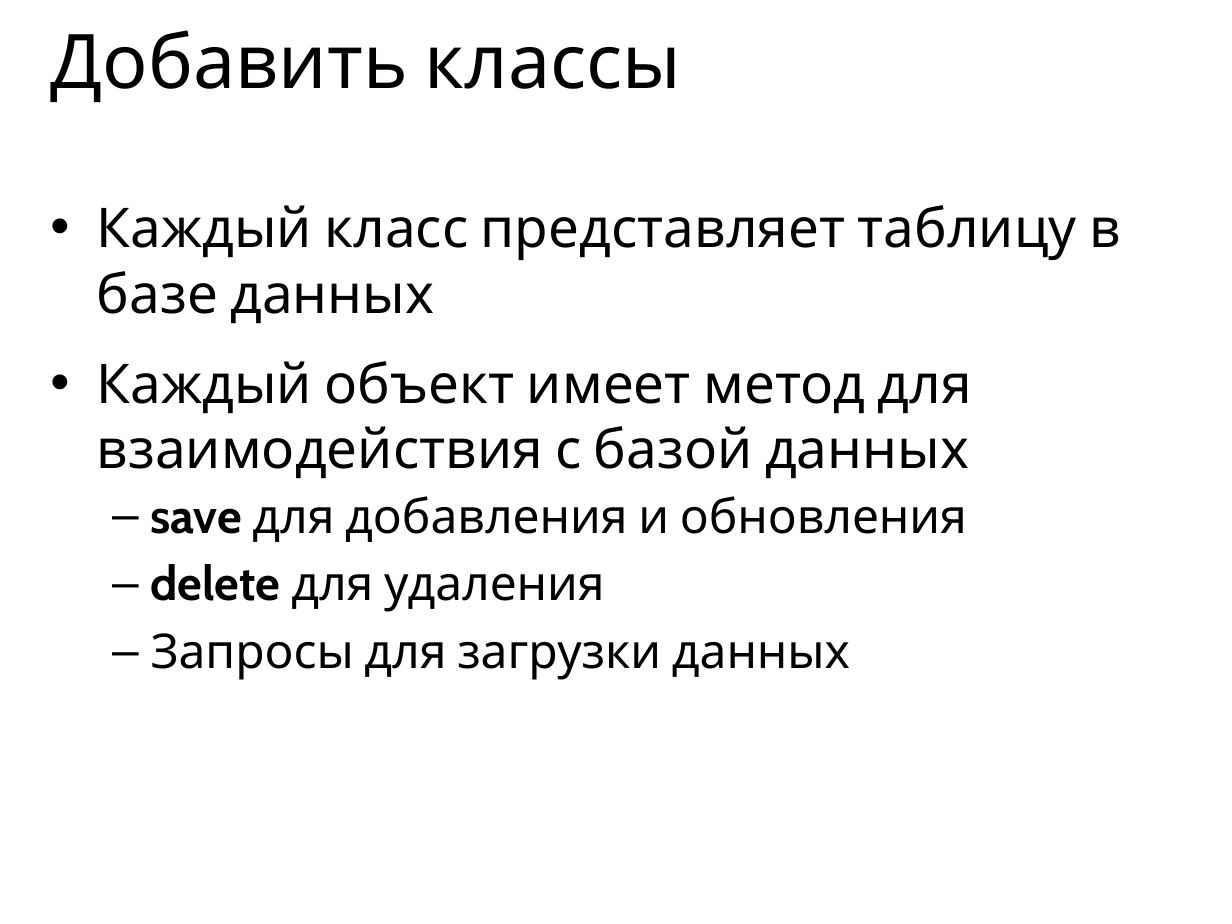
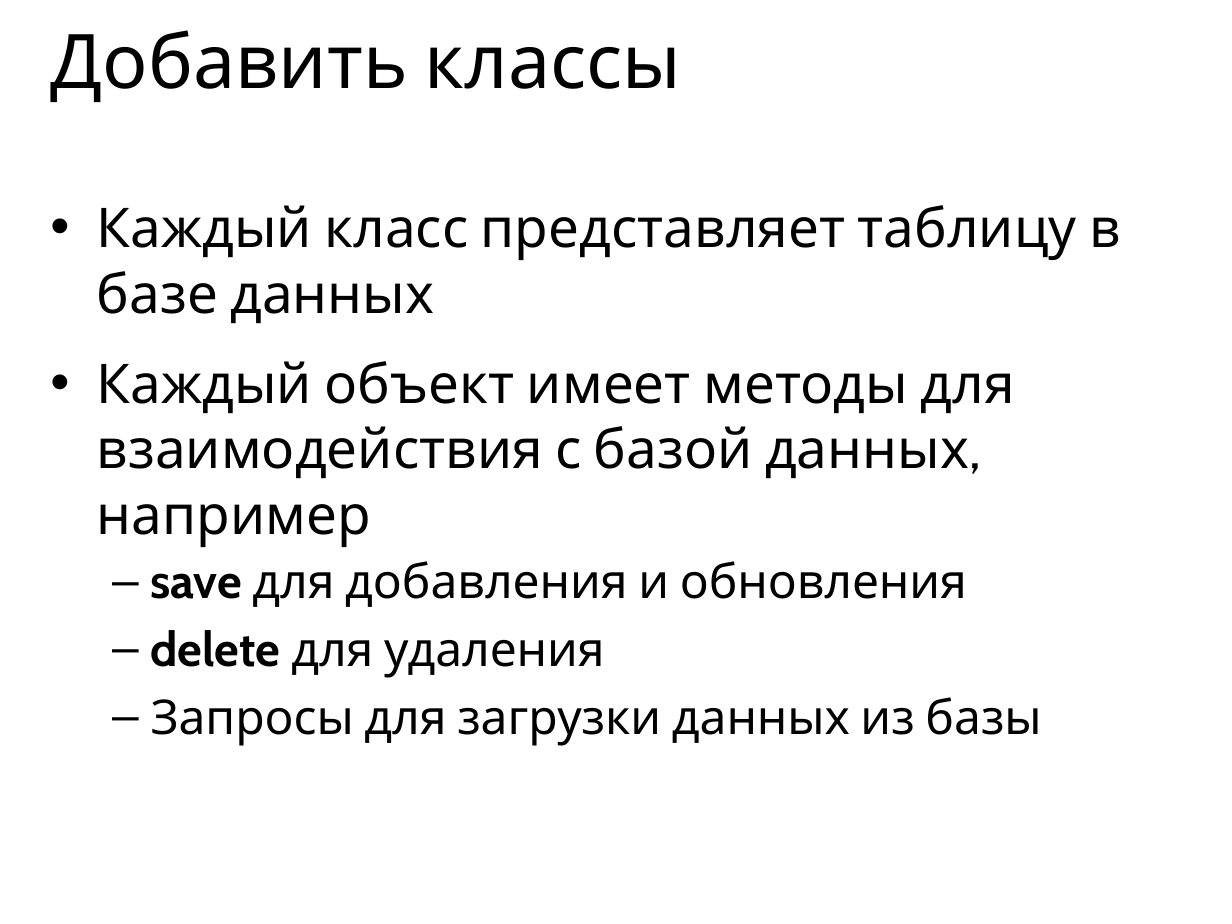
Before and after one commit to maxchv/LearnPython, a slide deck: slide 14 of week12/Models.pptx. Drawn at 1232x924 pixels with LibreOffice and Linux fonts; fonts in the diff are those of the drawing. Boxes give left, top, right and bottom in pixels: in the first picture for what was removed or moved away, otherwise in the second. Text is boxed around its words. In the diff, an @@ line names an element or a change of style, - is before the commit and + after.

```diff
--- a/week12/Models.pptx
+++ b/week12/Models.pptx
@@ text at (97,361,1015,547): text changed @@
-• Каждый объект имеет метод для взаимодействия с базой данных
+• Каждый объект имеет методы для взаимодействия с базой данных, например
@@ text at (151,697,1041,746): text changed @@
-  – Запросы для загрузки данных
+  – Запросы для загрузки данных из базы
```
Also in this commit, not shown: 21 other slides changed, 24 slides added, 12 slides removed, 33 other files.
